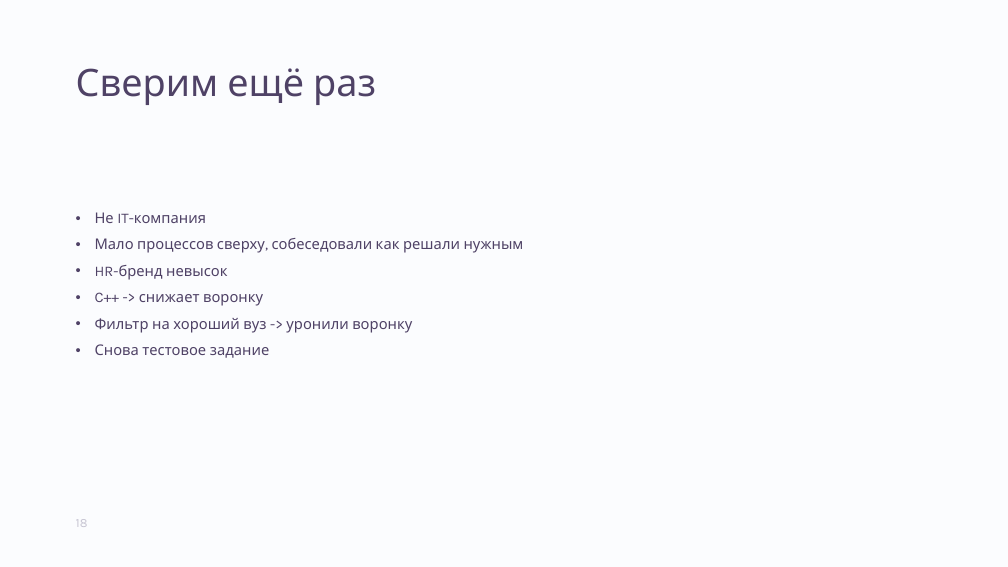
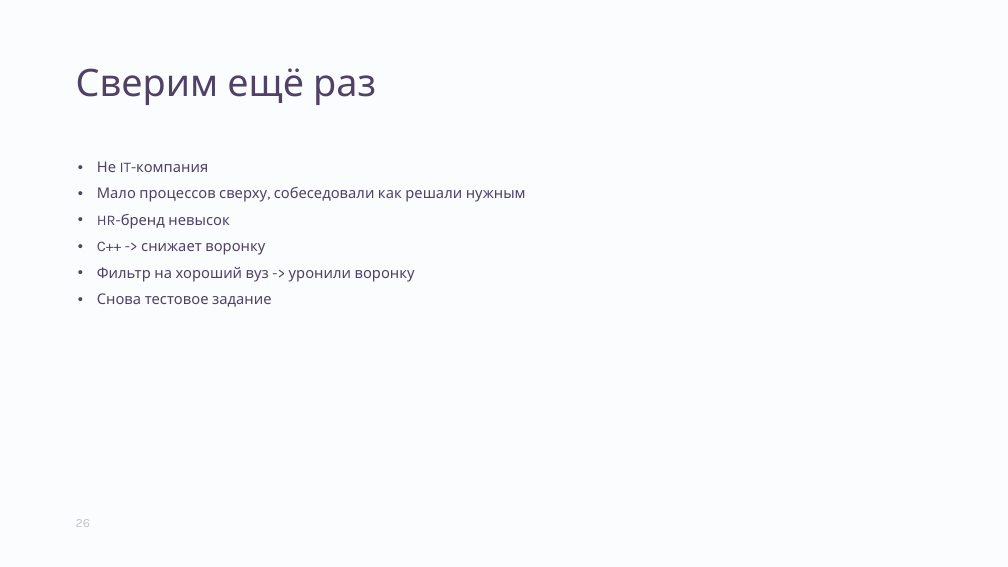
Before and after one commit to aptakhin/talks, a slide deck: slide 26 of 2021-Ptakhin-Hiring.pptx (slide 18 before the commit). Drawn at 1008x567 pixels with LibreOffice and Linux fonts; fonts in the diff are those of the drawing; background and template pictures are left out. Boxes give left, top, right and bottom in pixels: in the first picture for what was removed or moved away, otherwise in the second. Text is boxed around its words. In the diff, an @@ line names an element or a change of style, - is before the commit and + after.

```diff
--- a/2021-Ptakhin-Hiring.pptx
+++ b/2021-Ptakhin-Hiring.pptx
@@ text "Не IT-компания": place and size @@
-text "Не IT-компания" at box(95, 212, 524, 358)
+text "Не IT-компания" at box(97, 161, 526, 307)
@@ page number at box(76, 519, 90, 527): text changed @@
-18
+26
```
Also in this commit, not shown: 5 other slides changed, 19 slides added, 13 slides removed, 2 other files.
